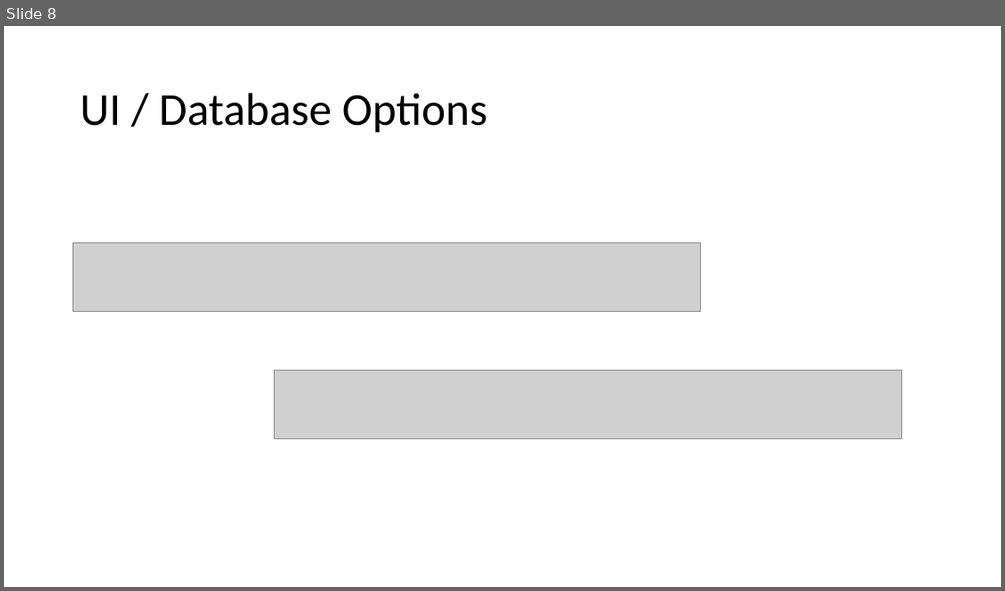
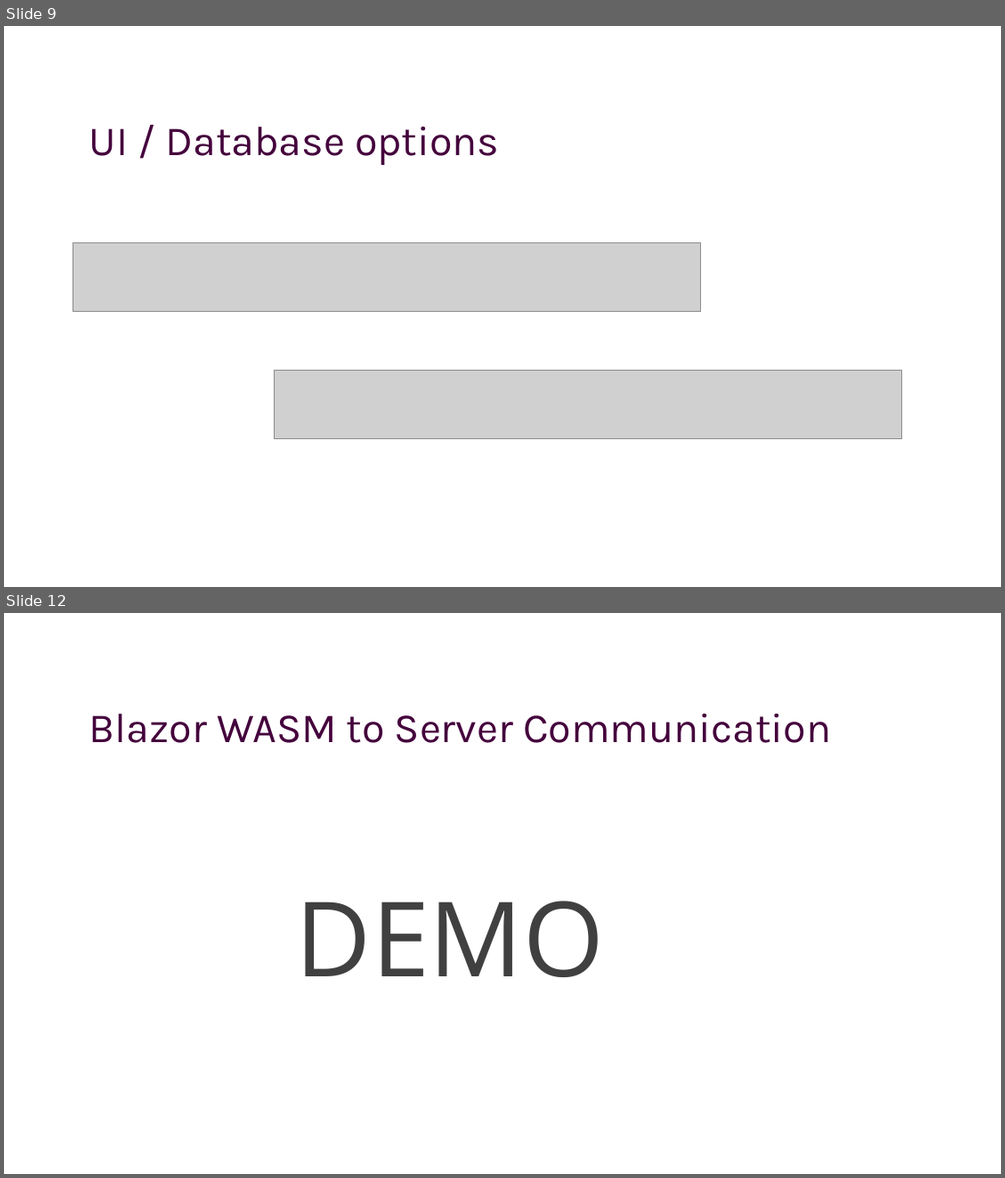
Before and after one commit to hikalkan/presentations, a slide deck: 2022-09-22 Dotnet Community Standup/ABP-Framework.pptx. Shown one above the other, each under a label of ours: slide 8 before the commit, slides 9 and 12 after it; the slides between them are not shown. The pictures are 1005x591 and 1005x1178 pixels, drawn with LibreOffice and Linux fonts; fonts in the diff are those of the drawing; grey boxes stand for pictures; background and template pictures are left out. Boxes give left, top, right and bottom in pixels: in the first picture for what was removed or moved away, otherwise in the second. Text is boxed around its words. In the diff, an @@ line names an element or a change of style, - is before the commit and + after.

```diff
--- a/2022-09-22 Dotnet Community Standup/ABP-Framework.pptx
+++ b/2022-09-22 Dotnet Community Standup/ABP-Framework.pptx
@@ slide 12 added at box(4, 613, 1001, 1174), background picture (left out) @@
@@ title added at box(89, 714, 831, 743), 40 pt, text #44013C @@
+Blazor WASM to Server Communication
@@ text added at box(296, 900, 604, 977), 100 pt, text #404040 @@
+DEMO
@@ what was slide 8 is now slide 9 @@
@@ slide 9 changed as well @@
@@ title at box(89, 127, 499, 165): text changed; size 44 to 40 pt; font Calibri to Karla; text colour #000000 to #44013C @@
-UI / Database Options
+UI / Database options
```
Also in this commit, not shown: 6 other slides changed, 18 other slides added, 1 slide removed, 2 other files.
